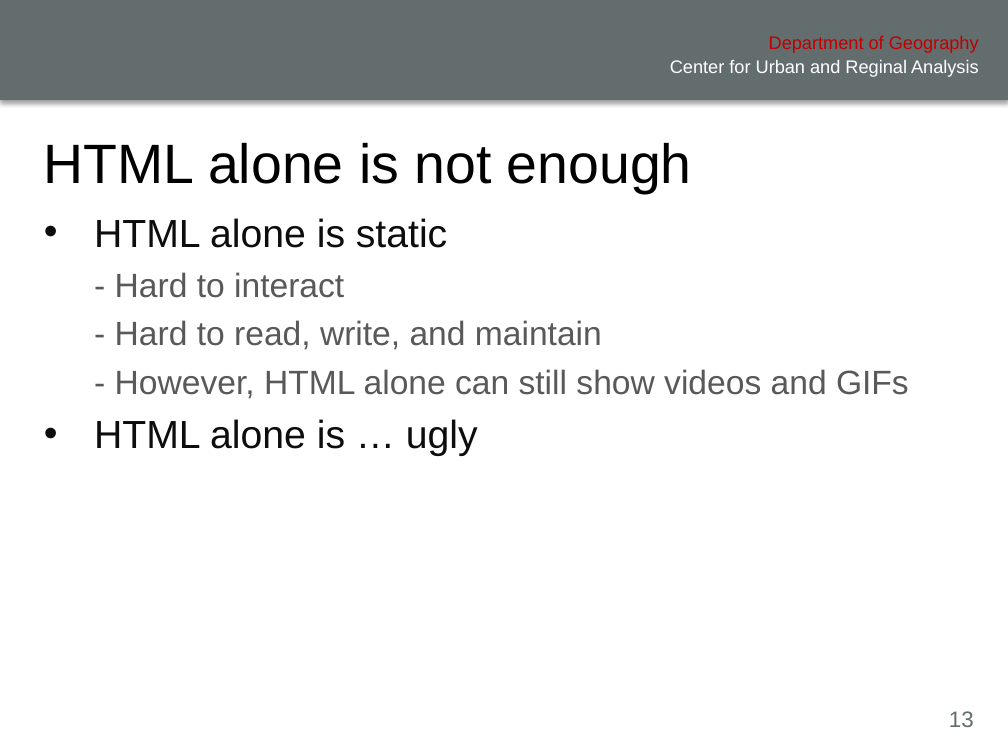
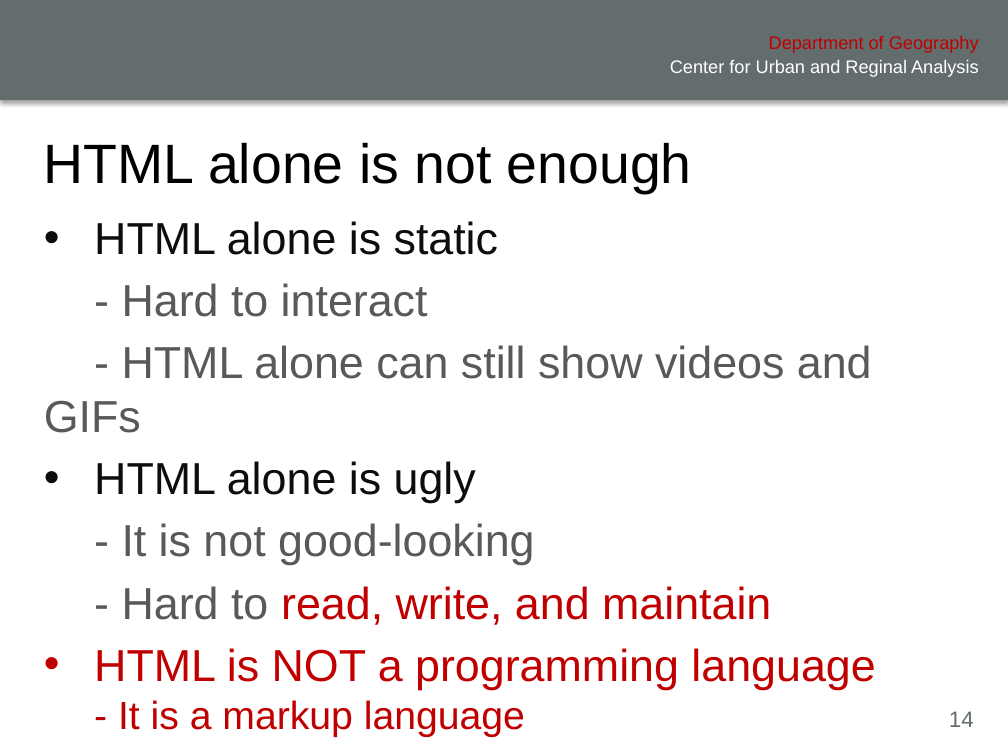
Before and after one commit to xiaohuiliugis/UCGIS-Fullstack-Geovisualization-Workshop, a slide deck: slide 14 of doc/presentation.pptx (slide 13 before the commit). Drawn at 1008x756 pixels with LibreOffice and Linux fonts; fonts in the diff are those of the drawing; background and template pictures are left out. Boxes give left, top, right and bottom in pixels: in the first picture for what was removed or moved away, otherwise in the second. Text is boxed around its words. In the diff, an @@ line names an element or a change of style, - is before the commit and + after.

```diff
--- a/doc/presentation.pptx
+++ b/doc/presentation.pptx
@@ text "HTML alone is static": place and size @@
-text "HTML alone is static" at [34, 192, 976, 678]
+text "HTML alone is static" at [34, 192, 992, 678]
@@ text at [94, 221, 771, 625]: size 28 to 32 pt in "HTML alone is static"; size 24 to 32 pt in "- Hard to interact", "- Hard to read, write, and maintain"; text colour #595959 to #C00000 in "read, write, and maintain" @@
@@ text at [44, 345, 872, 565]: paragraphs added @@
+  - HTML alone can still show videos and GIFs
+  • HTML alone is ugly
+  - It is not good-looking
@@ text at [94, 648, 875, 737]: text changed; size 24 to 32 pt; text colour #595959 to #C00000 @@
-  - However, HTML alone can still show videos and GIFs
-  • HTML alone is … ugly
+  • HTML is NOT a programming language
+    - It is a markup language
@@ page number at [949, 711, 974, 727]: text changed @@
-13
+14
```
Also in this commit, not shown: 4 other slides changed, 31 slides added, 1 slide removed, 5 other files.
